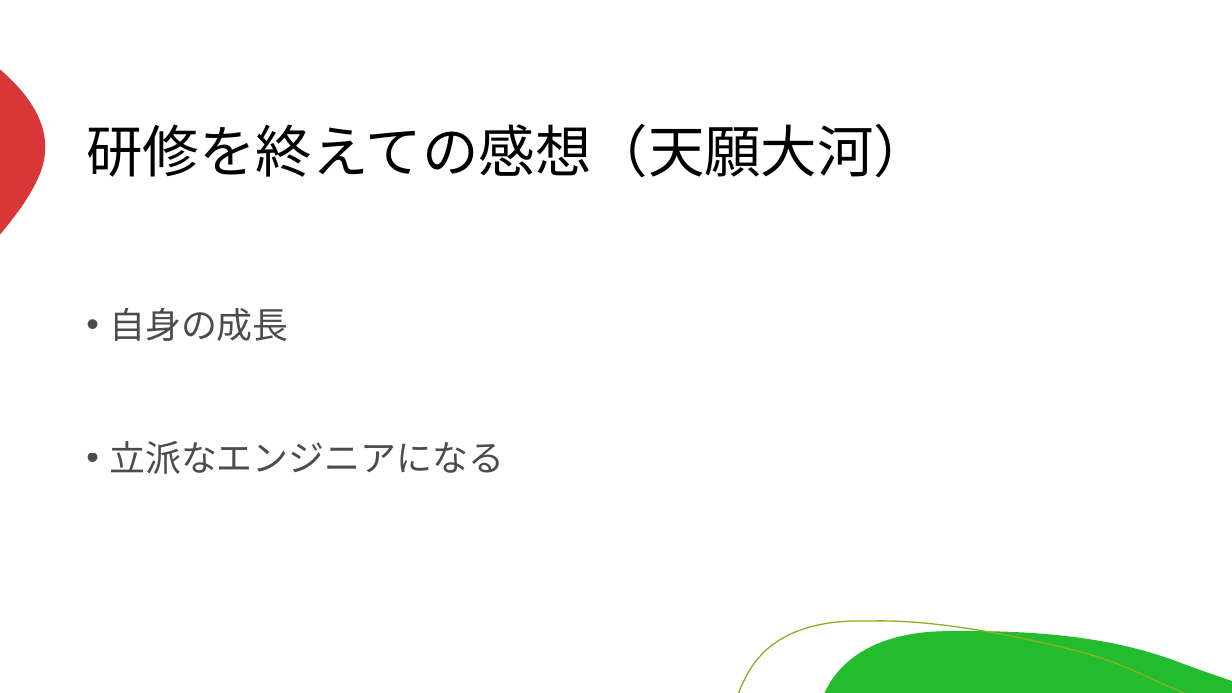
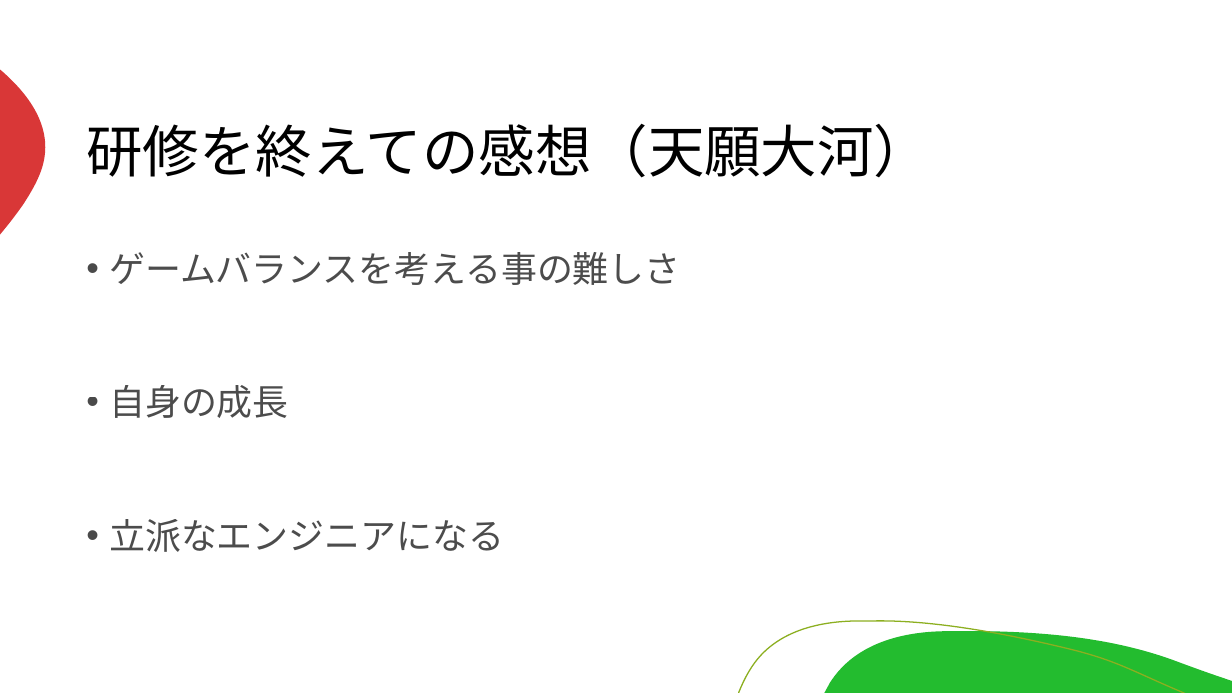
Before and after one commit to miyagiryusei/Excel, a slide deck: slide 13 of 発表資料.pptx (slide 19 before the commit). Drawn at 1232x693 pixels with LibreOffice and Linux fonts; fonts in the diff are those of the drawing. Boxes give left, top, right and bottom in pixels: in the first picture for what was removed or moved away, otherwise in the second. Text is boxed around its words. In the diff, an @@ line names an element or a change of style, - is before the commit and + after.

```diff
--- a/発表資料.pptx
+++ b/発表資料.pptx
@@ text at <box>109,252,680,285</box>: paragraph added @@
+• ゲームバランスを考える事の難しさ
```
Also in this commit, not shown: 2 other slides changed, 6 slides removed.
